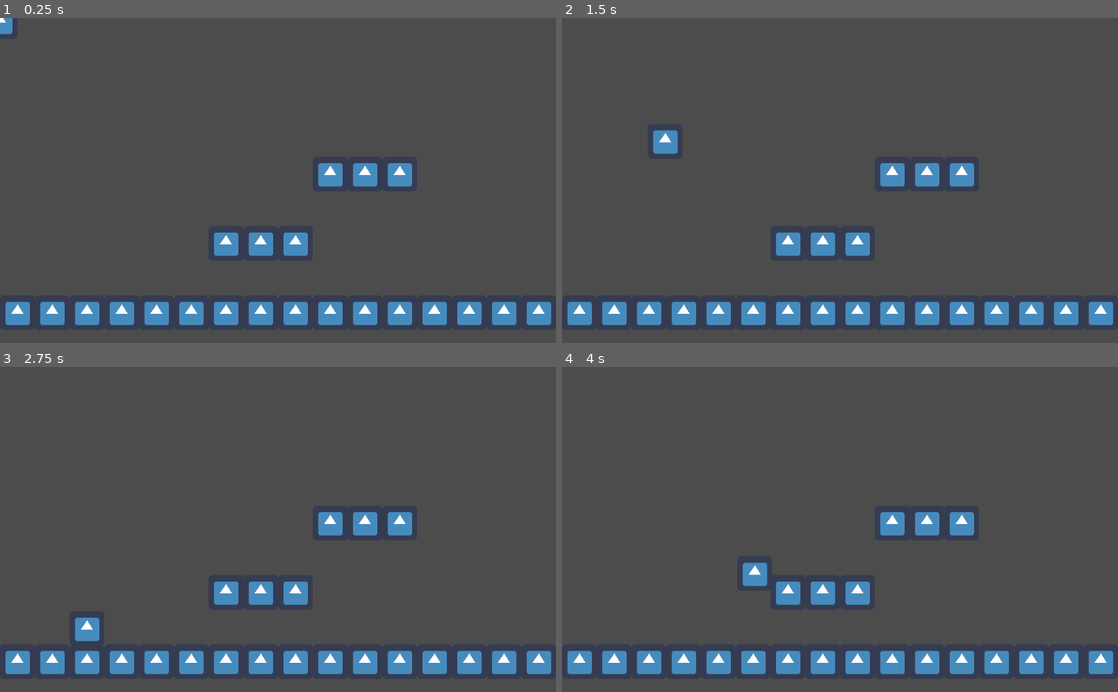
Above: before the commit, frames 1-4 (two rows, left to right).
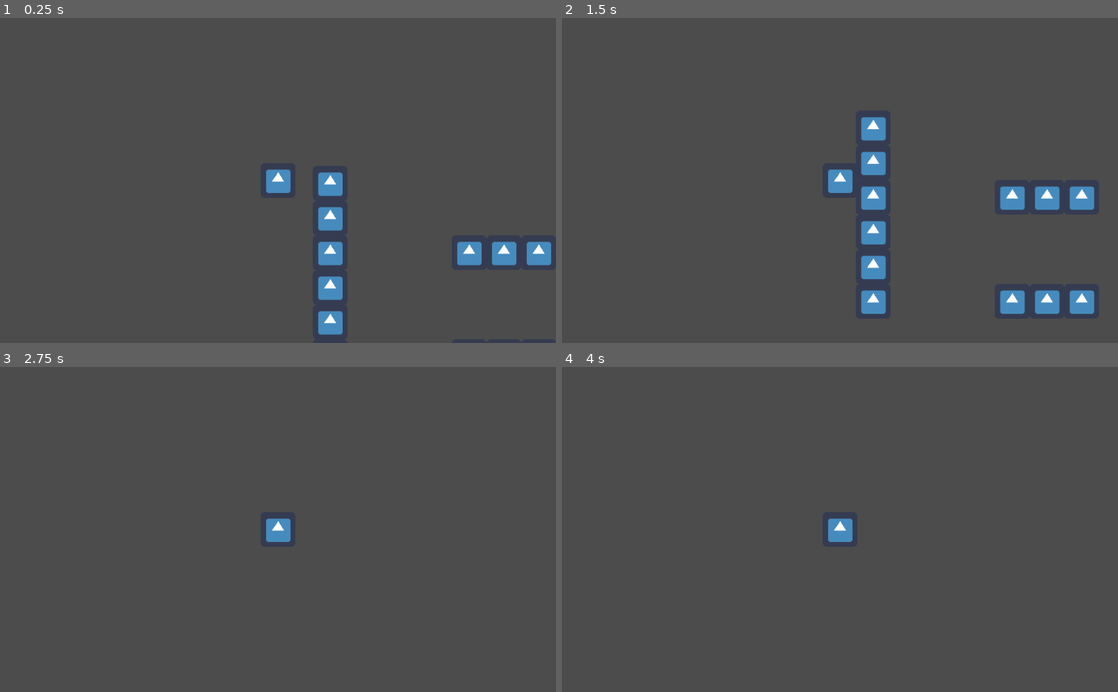
Above: after the commit, the same moments.

Repository: VMoonDev/SlimeShuffle
Game: Godot game, scene res://Level1/Level1.tscn
Two runs of this game, one before a commit and one after it. Both use one fixed random seed, a clock stepped at 60 frames per second and the inputs below. After the commit the project has no main scene; this scene is started directly in both runs. The engine's default icon, where the game draws it, is replaced by a stand-in: a white triangle on a blue panel in a dark square.
Inputs:
- Up to frame 1 (0.25 s): no input
- Up to frame 2 (1.5 s): hold D (move_right) from 0.53 s (still down); tap Space (jump) at 0.6, 0.77, 1.07, 1.35 s
- Up to frame 3 (2.75 s): tap Space (jump) at 1.52, 1.82, 2.1 s; release D (move_right) at 2.03 s; hold A (move_left) from 2.03 s (still down)
- Up to frame 4 (4 s): release A (move_left) at 2.78 s; hold D (move_right) from 2.78 s (still down); tap Space (jump) at 2.85, 3.02, 3.32, 3.6, 3.77 s

The runs differ from the first frame. In frame 1, 9.4% of the frame differs, in the area x 0-100%, y 0-98%; in frame 2, 11%, in the area x 1-100%, y 30-95%; in frame 3, 7.7%; in frame 4, 7.7%.

Commit message:
Add wall jumping

Diff:
--- a/project/Level1/Level1.gd
+++ b/project/Level1/Level1.gd
@@ -1,6 +1 @@
 extends Node2D
-
-func _on_PauseTimer_timeout():
-	get_tree().paused = true
-	Global.goto_Scene("res://Level2/Level2.tscn")
-	get_tree().paused = false
--- a/project/Level1/Level1.tscn
+++ b/project/Level1/Level1.tscn
@@ -30,13 +30,13 @@
 } ]
 0/z_index = 0
 
-[node name="Level" type="Node2D"]
+[node name="Level1" type="Node2D"]
 script = ExtResource( 2 )
 
 [node name="TileMap" type="TileMap" parent="."]
 tile_set = SubResource( 2 )
 format = 1
-tile_data = PoolIntArray( 262153, 0, 0, 262154, 0, 0, 262155, 0, 0, 393222, 0, 0, 393223, 0, 0, 393224, 0, 0, 524288, 0, 0, 524289, 0, 0, 5242 …(192 unchanged characters)…
+tile_data = PoolIntArray( 1, 0, 0, 11, 0, 0, 65537, 0, 0, 65547, 0, 0, 131073, 0, 0, 131077, 0, 0, 131078, 0, 0, 131079, 0, 0, 131083, 0, 0, 196609, 0, 0, 196619, 0, 0, 262145, 0, 0, 262155, 0, 0, 327681, 0, 0, 327685, 0, 0, 327686, 0, 0, 327687, 0, 0, 327691, 0, 0, 393227, 0, 0, 458763, 0, 0, 524288, 0, 0, 524289, 0, 0, 5242 …(192 unchanged characters)…
 
 [node name="Pawn" parent="." groups=["Persist"] instance=ExtResource( 1 )]
 
--- a/project/Level2/Level2.gd
+++ b/project/Level2/Level2.gd
@@ -1,5 +1 @@
 extends Node2D
-
-func _on_PauseTimer_timeout():
-	get_tree().paused = true
-	Global.goto_Scene("res://Level1/Level1.tscn")
--- a/project/Level2/Level2.tscn
+++ b/project/Level2/Level2.tscn
@@ -30,7 +30,7 @@
 } ]
 0/z_index = 0
 
-[node name="Level" type="Node2D"]
+[node name="Level2" type="Node2D"]
 script = ExtResource( 2 )
 
 [node name="TileMap" type="TileMap" parent="."]
--- a/project/Pawn/Pawn.gd
+++ b/project/Pawn/Pawn.gd
@@ -1,10 +1,11 @@
 extends KinematicBody2D
 
-const _GRAVITY := 200
-const _MOVESPEED := 200
-const _JUMPSTRENGTH := 200
+const _GRAVITY := 800
+const _MOVESPEED := 400
+const _JUMPSTRENGTH := 450
 
 var _velocity := Vector2.ZERO
+var _wall_jumped := false
 
 func _physics_process(delta):
 	_velocity.y = 0 if is_on_floor() else _velocity.y + _GRAVITY * delta
@@ -12,6 +13,11 @@
 	_velocity = move_and_slide(_velocity, Vector2.UP)
 
 func _movement():
+	if is_on_floor():
+		_wall_jumped = false
 	_velocity.x = Input.get_axis("move_left", "move_right") * _MOVESPEED
 	if Input.is_action_just_pressed("jump") and is_on_floor():
 		_velocity.y = -_JUMPSTRENGTH
+	if Input.is_action_just_pressed("jump") and is_on_wall() and _wall_jumped == false:
+		_wall_jumped = true
+		_velocity.y = -_JUMPSTRENGTH
--- a/project/Pawn/Pawn.tscn
+++ b/project/Pawn/Pawn.tscn
@@ -24,3 +24,6 @@
 [node name="CollisionShape2D" type="CollisionShape2D" parent="."]
 position = Vector2( -1, -1.5 )
 shape = SubResource( 2 )
+
+[node name="Camera2D" type="Camera2D" parent="."]
+current = true
--- a/project/project.godot
+++ b/project/project.godot
@@ -11,7 +11,7 @@
 [application]
 
 config/name="VMoon_LudumDare51"
-run/main_scene="res://Level1/Level1.tscn"
+run/main_scene="res://Game/Game.tscn"
 config/icon="res://icon.png"
 
 [autoload]
